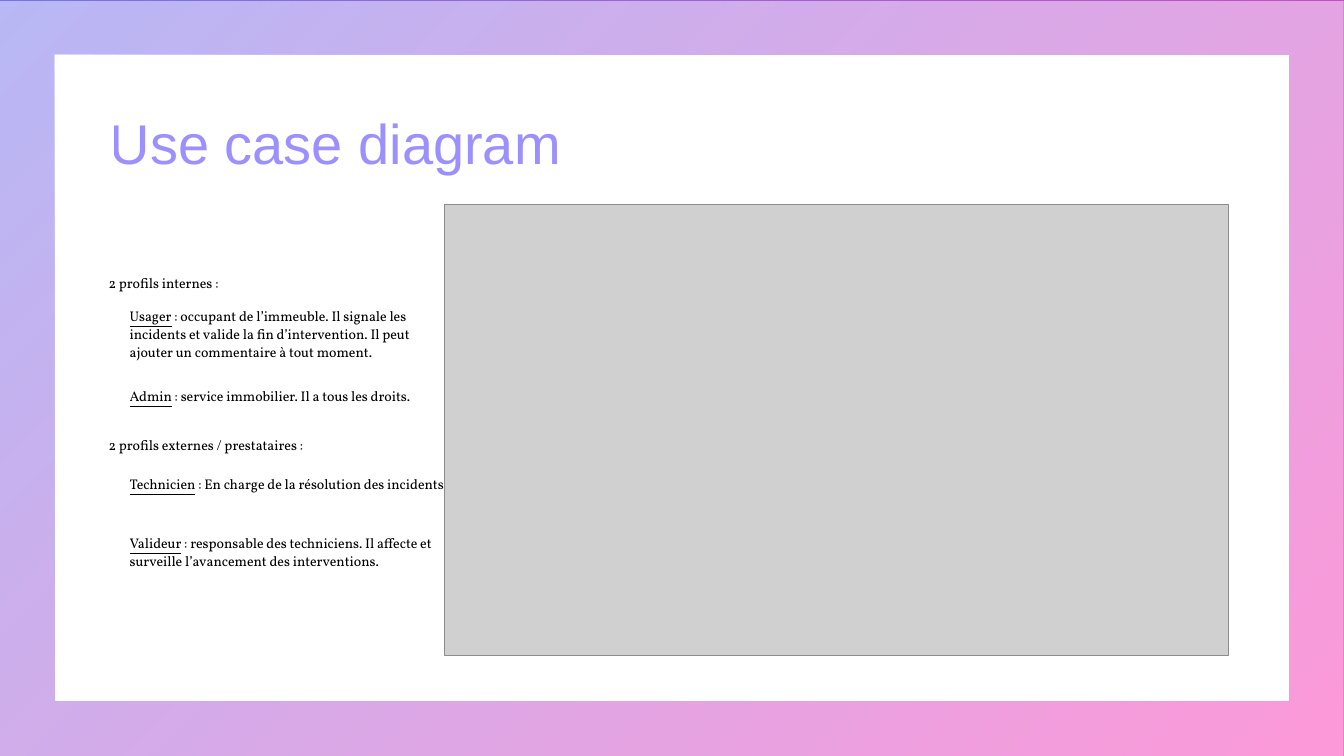
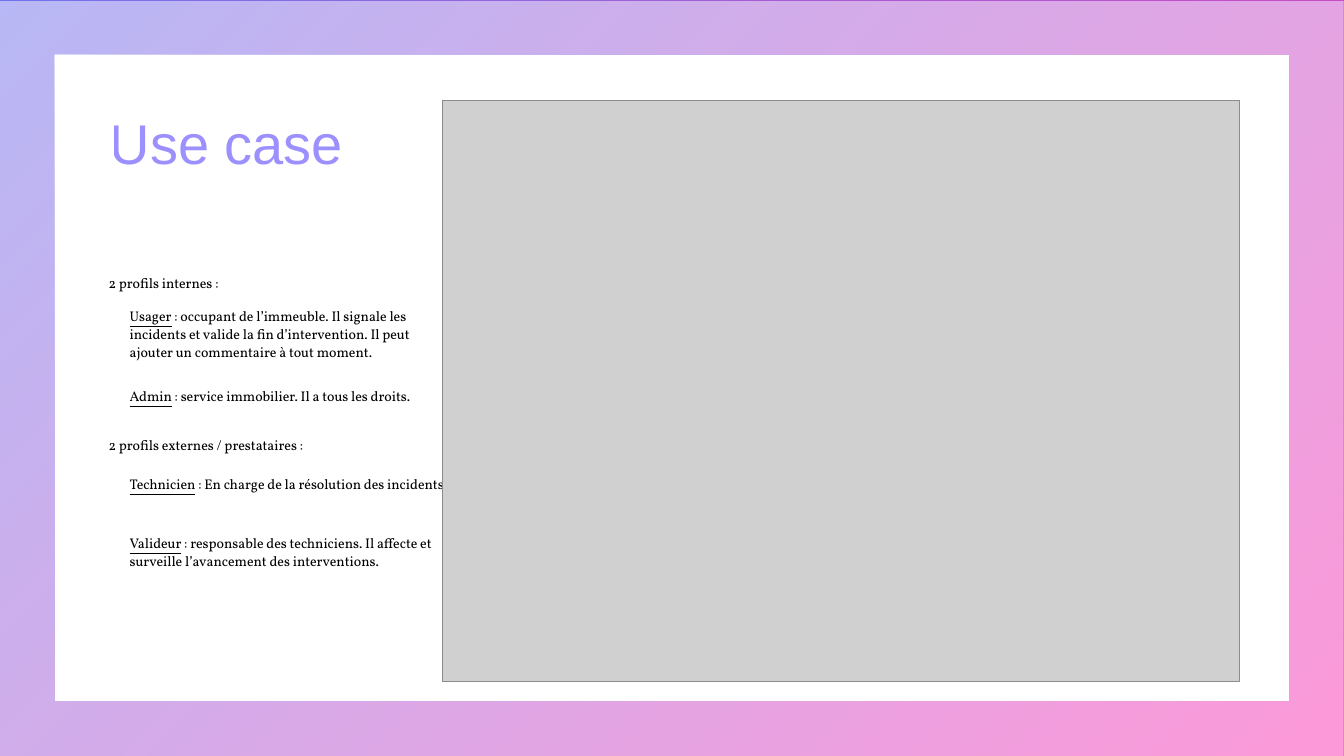
Before and after one commit to mapette/sos_immo_backend, a slide deck: slide 4 of doc/présentation V3.pptx. Drawn at 1344x756 pixels with LibreOffice and Linux fonts; fonts in the diff are those of the drawing; grey boxes stand for pictures. Boxes give left, top, right and bottom in pixels: in the first picture for what was removed or moved away, otherwise in the second. Text is boxed around its words. In the diff, an @@ line names an element or a change of style, - is before the commit and + after.

```diff
--- a/doc/présentation V3.pptx
+++ b/doc/présentation V3.pptx
@@ picture: place and size @@
-picture at [445,205,1228,655]
+picture at [443,101,1240,683]
@@ title at [110,125,343,165]: text changed @@
-Use case diagram
+Use case
```
Also in this commit, not shown: 5 other slides changed, 2 slides added, 1 slide removed, 3 other files.
